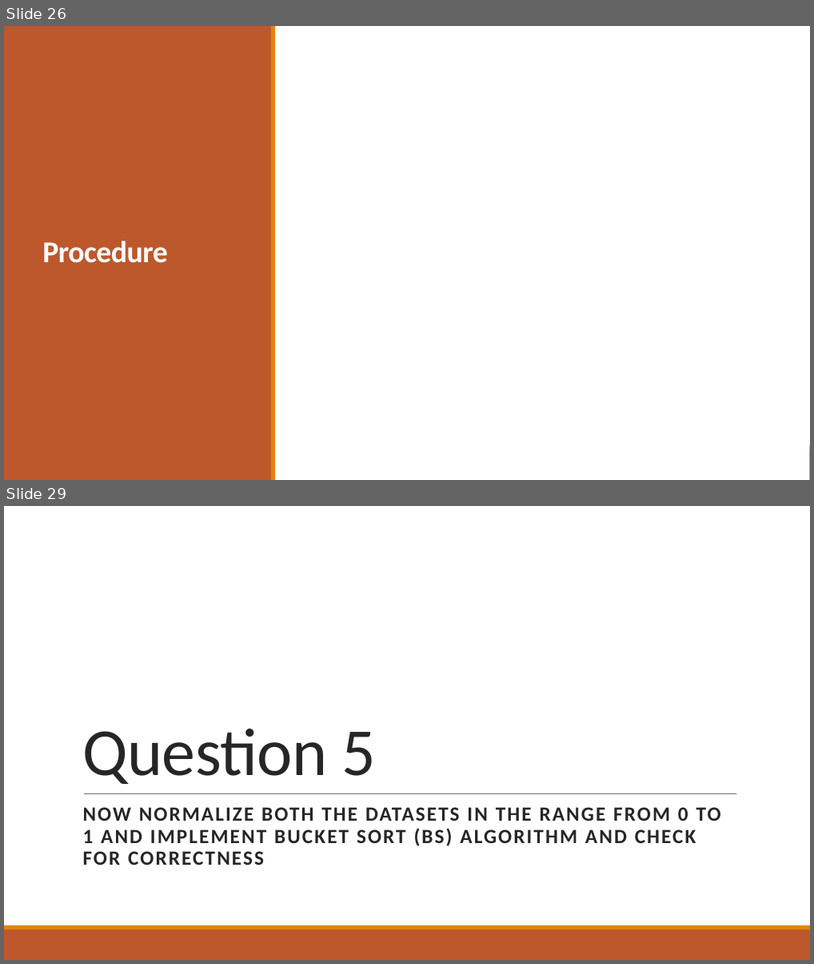
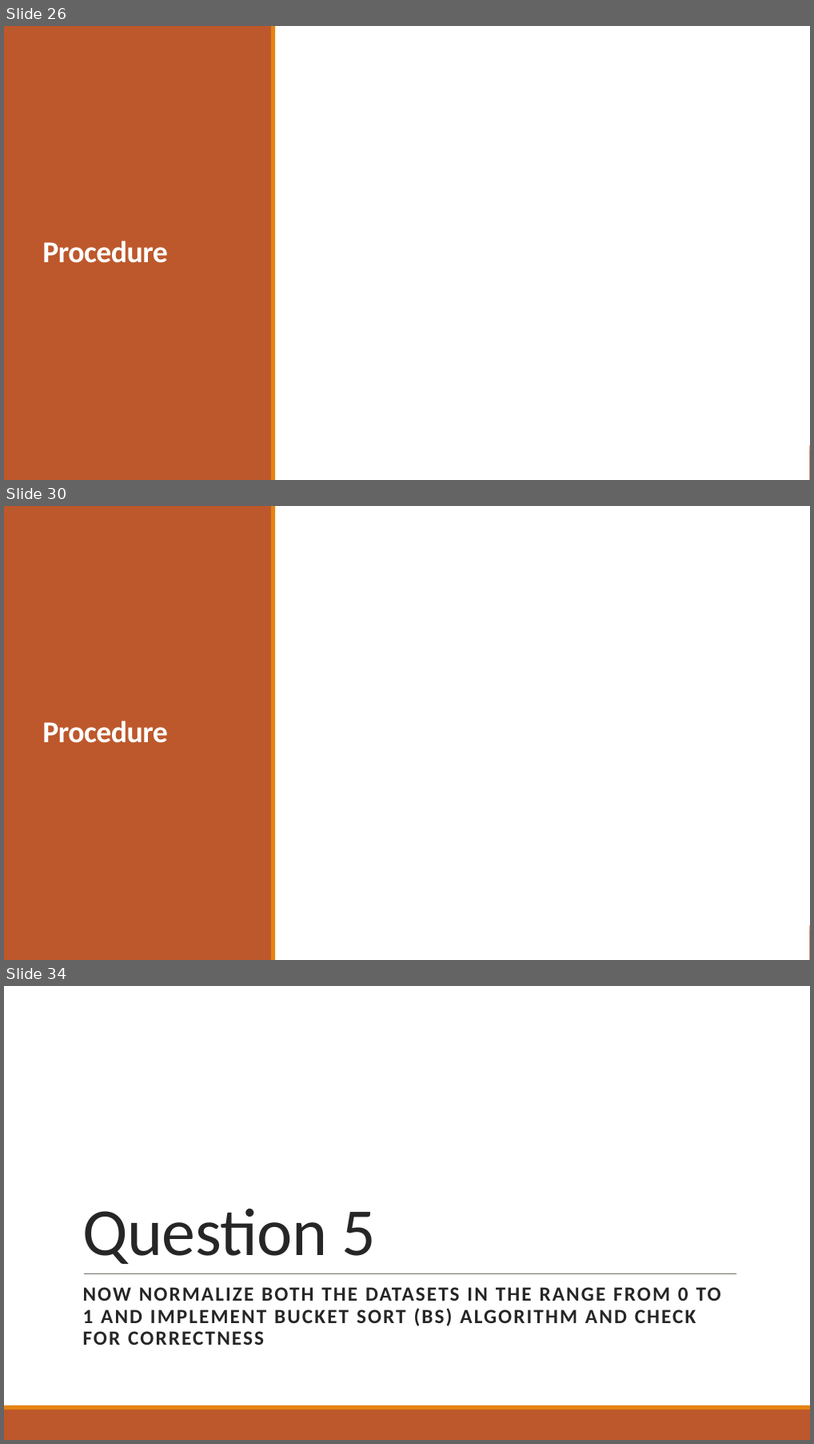
Before and after one commit to ayndp657/ALGORITHMLAB, a slide deck: Assignment 1/Assignment Presentation.pptx. Shown one above the other, each under a label of ours: slides 26 and 29 before the commit, slides 26, 30 and 34 after it; the slides between them are not shown. The pictures are 814x964 and 814x1444 pixels, drawn with LibreOffice and Linux fonts; fonts in the diff are those of the drawing; grey boxes stand for pictures; background and template pictures are left out. Boxes give left, top, right and bottom in pixels: in the first picture for what was removed or moved away, otherwise in the second. Text is boxed around its words. In the diff, an @@ line names an element or a change of style, - is before the commit and + after.

```diff
--- a/Assignment 1/Assignment Presentation.pptx
+++ b/Assignment 1/Assignment Presentation.pptx
@@ slide 30 added at (4,506,810,960), background #FFFFFF; not listed: 2 template elements that a slide beside it also shows @@
@@ rectangle added at (4,506,810,960), fill #FFFFFF @@
@@ rectangle added at (4,506,272,960), fill #BD582C @@
@@ rectangle added at (271,506,276,960), fill #E48312 @@
@@ title added at (42,720,168,743), 36 pt, text #FFFFFF, bold @@
+Procedure
@@ what was slide 29 is now slide 34 @@
```
Also in this commit, not shown: 1 slide changed, 4 other slides added, 1 other file.
